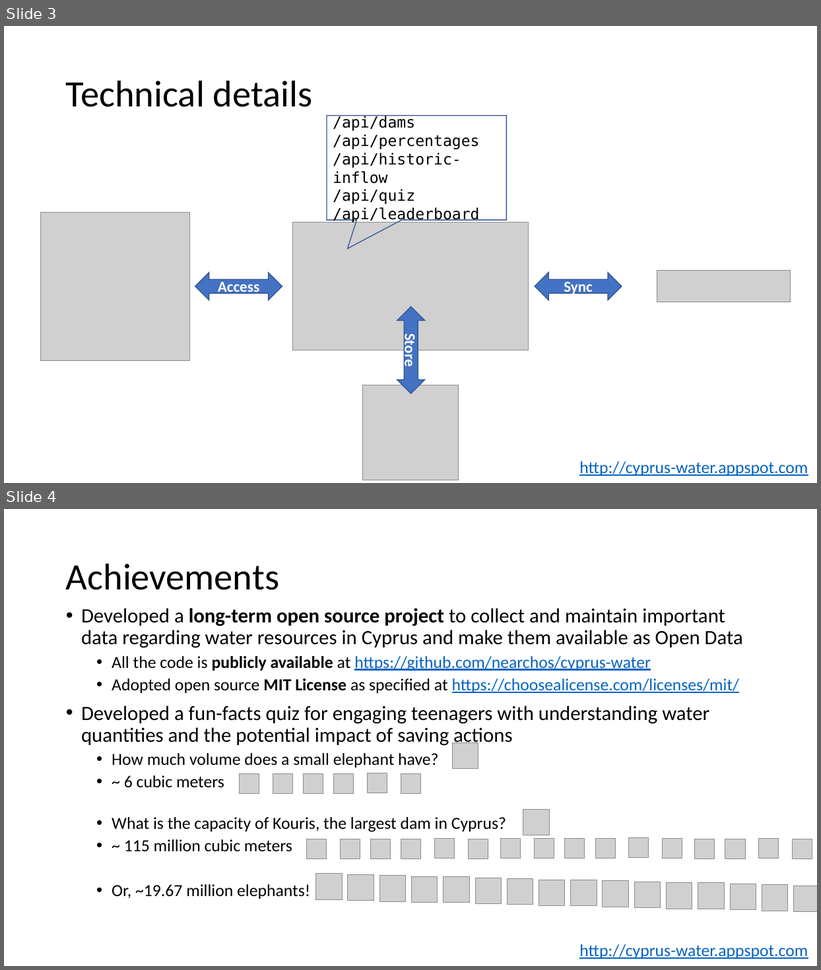
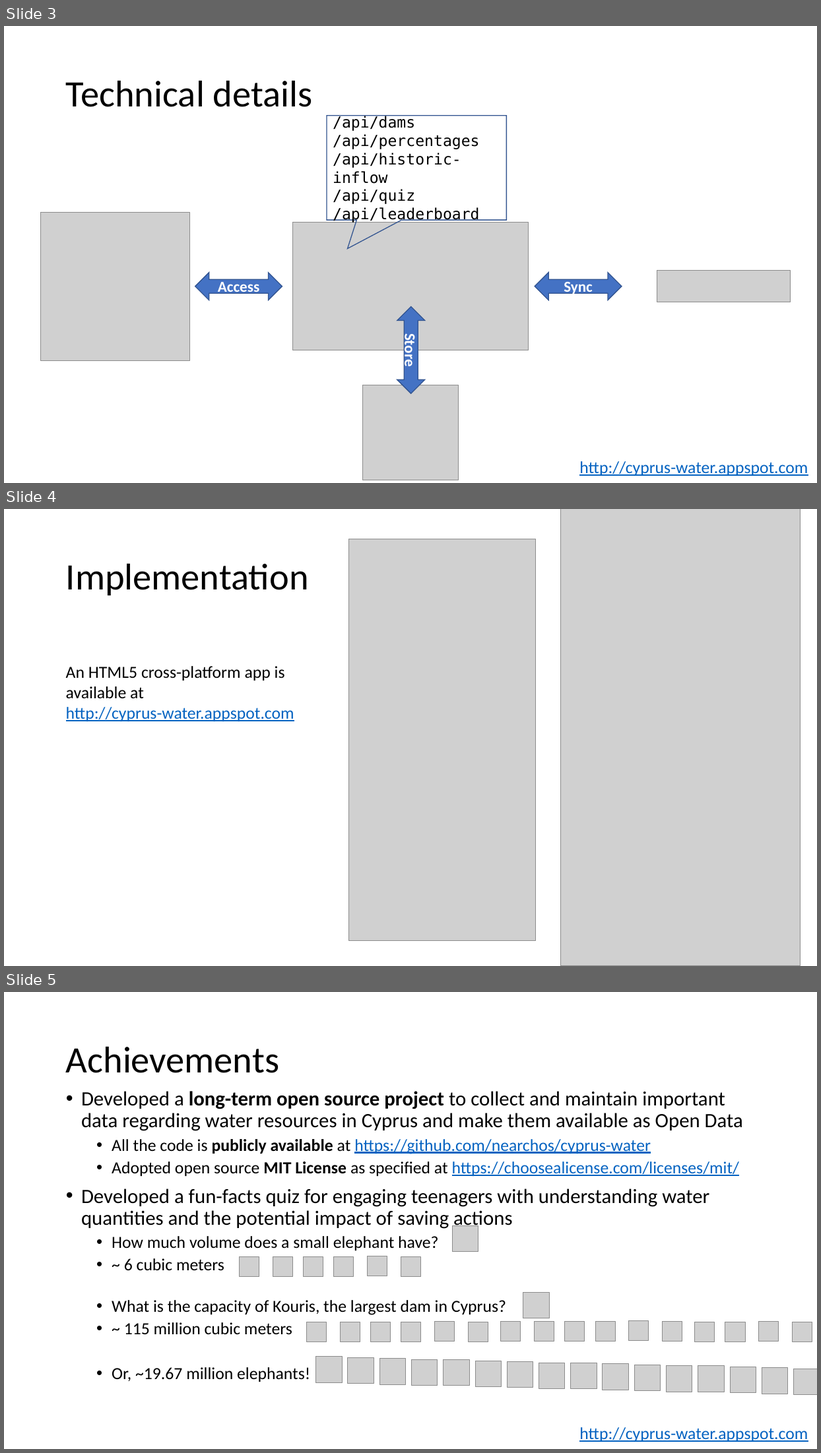
Before and after one commit to opendatahackathon2018/uclan-cy, a slide deck: cyprus-water.pptx. Shown one above the other, each under a label of ours: slides 3 and 4 before the commit, slides 3, 4 and 5 after it. The pictures are 821x970 and 821x1453 pixels, drawn with LibreOffice and Linux fonts; fonts in the diff are those of the drawing; grey boxes stand for pictures. Boxes give left, top, right and bottom in pixels: in the first picture for what was removed or moved away, otherwise in the second. Text is boxed around its words. In the diff, an @@ line names an element or a change of style, - is before the commit and + after.

Commit message:
Edited about page

```diff
--- a/cyprus-water.pptx
+++ b/cyprus-water.pptx
@@ slide 4 added at bbox=[4, 509, 817, 966], background #FFFFFF @@
@@ picture added at bbox=[561, 509, 801, 966] @@
@@ picture added at bbox=[349, 539, 536, 941] @@
@@ title added at bbox=[66, 563, 309, 595], 44 pt, text #000000 @@
+Implementation
@@ text added at bbox=[66, 666, 294, 722], 20 pt, text #000000 @@
+An HTML5 cross-platform app is available at
+http://cyprus-water.appspot.com
@@ what was slide 4 is now slide 5 @@
```
